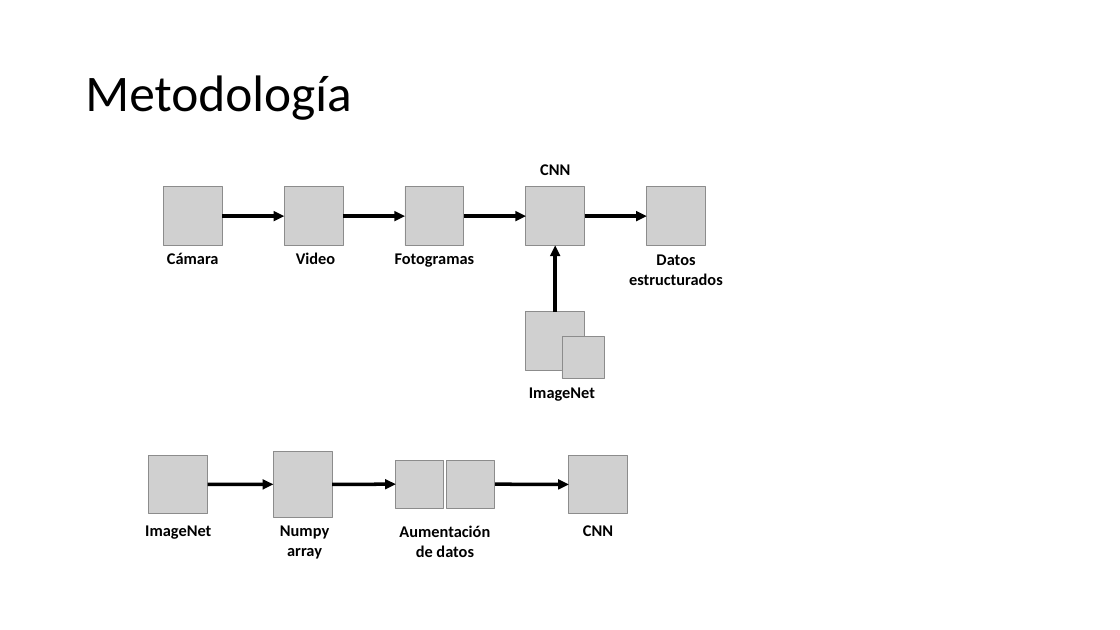
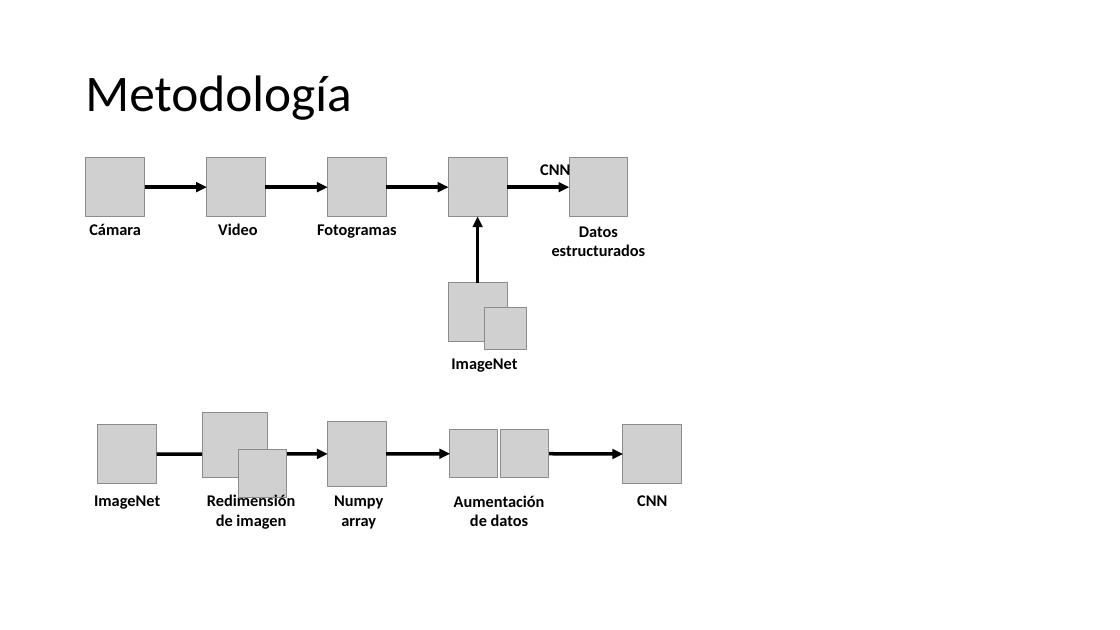
Before and after one commit to juanagsolano/Procesamiento-y-clasificaci-n-de-datos, a slide deck: slide 2 of Proyecto Final/Uso de Redes Neuronales para medir el tráfico vehicular.pptx. Drawn at 1120x630 pixels with LibreOffice and Linux fonts; fonts in the diff are those of the drawing; grey boxes stand for pictures. Boxes give left, top, right and bottom in pixels: in the first picture for what was removed or moved away, otherwise in the second. Text is boxed around its words. In the diff, an @@ line names an element or a change of style, - is before the commit and + after.

```diff
--- a/Proyecto Final/Uso de Redes Neuronales para medir el tráfico vehicular.pptx
+++ b/Proyecto Final/Uso de Redes Neuronales para medir el tráfico vehicular.pptx
@@ 5 pictures, 3 texts, 2 arrows: place and size @@
-5 pictures, 3 texts, 2 arrows at [284, 187, 604, 401]
+5 pictures, 3 texts, 2 arrows at [207, 158, 527, 372]
@@ 3 arrows, 2 pictures, 2 texts: place and size @@
-3 arrows, 2 pictures, 2 texts at [164, 187, 723, 285]
+3 arrows, 2 pictures, 2 texts at [86, 158, 646, 256]
@@ picture added at [202, 413, 268, 478] @@
@@ picture: place and size @@
-picture at [149, 455, 208, 514]
+picture at [97, 425, 156, 484]
@@ arrow moved from (208, 485) - (273, 485) to (156, 455) - (328, 454) @@
@@ picture added at [239, 450, 287, 497] @@
@@ 4 pictures, 3 texts, 2 arrows: place and size @@
-4 pictures, 3 texts, 2 arrows at [273, 452, 628, 559]
+4 pictures, 3 texts, 2 arrows at [328, 421, 682, 529]
@@ text "ImageNet": place and size @@
-text "ImageNet" at [145, 525, 211, 539]
+text "ImageNet" at [94, 495, 160, 509]
@@ text added at [207, 493, 295, 529], 14 pt, text #000000, bold @@
+Redimensión de imagen
```
Also in this commit, not shown: 1 other slide changed, 6 other files.
